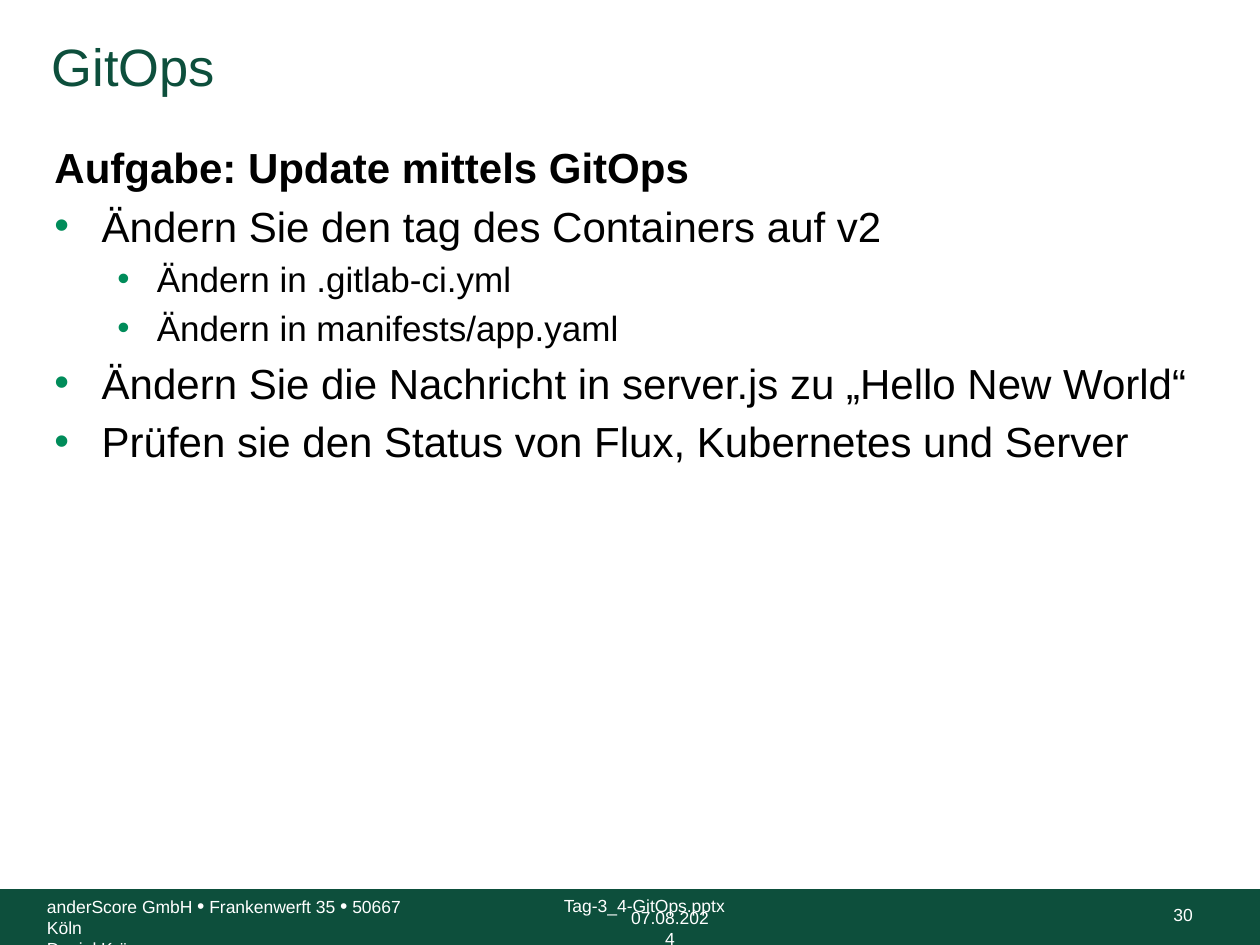
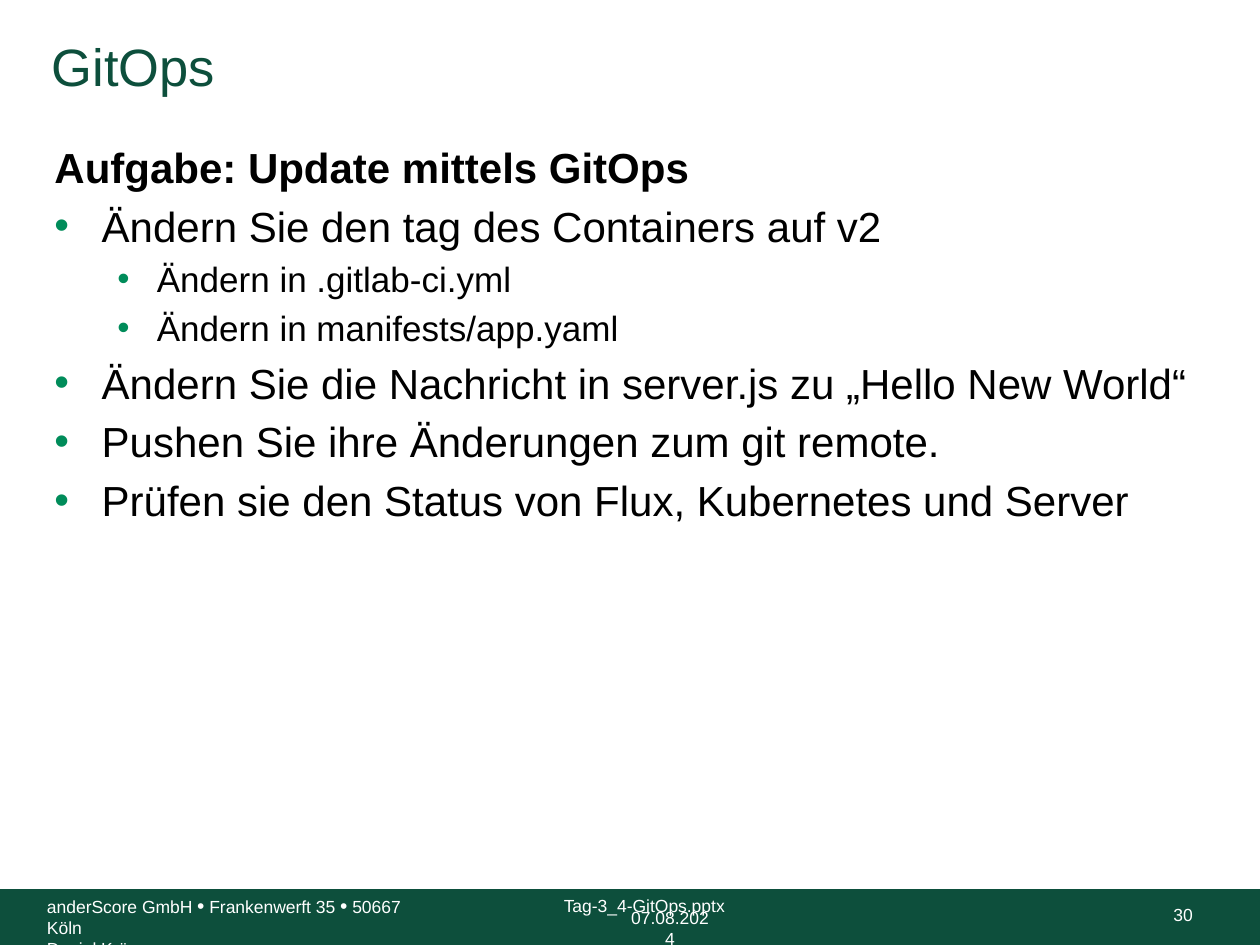
Before and after one commit to anderscore-gmbh/gitlab, a slide deck: slide 30 of slides/Tag-3_4-GitOps.pptx. Drawn at 1260x945 pixels with LibreOffice and Linux fonts; fonts in the diff are those of the drawing; background and template pictures are left out. Boxes give left, top, right and bottom in pixels: in the first picture for what was removed or moved away, otherwise in the second. Text is boxed around its words. In the diff, an @@ line names an element or a change of style, - is before the commit and + after.

Commit message:
Textkorrektur GitOps aufgabe

```diff
--- a/slides/Tag-3_4-GitOps.pptx
+++ b/slides/Tag-3_4-GitOps.pptx
@@ text at [102, 424, 939, 466]: paragraph added @@
+• Pushen Sie ihre Änderungen zum git remote.
```
